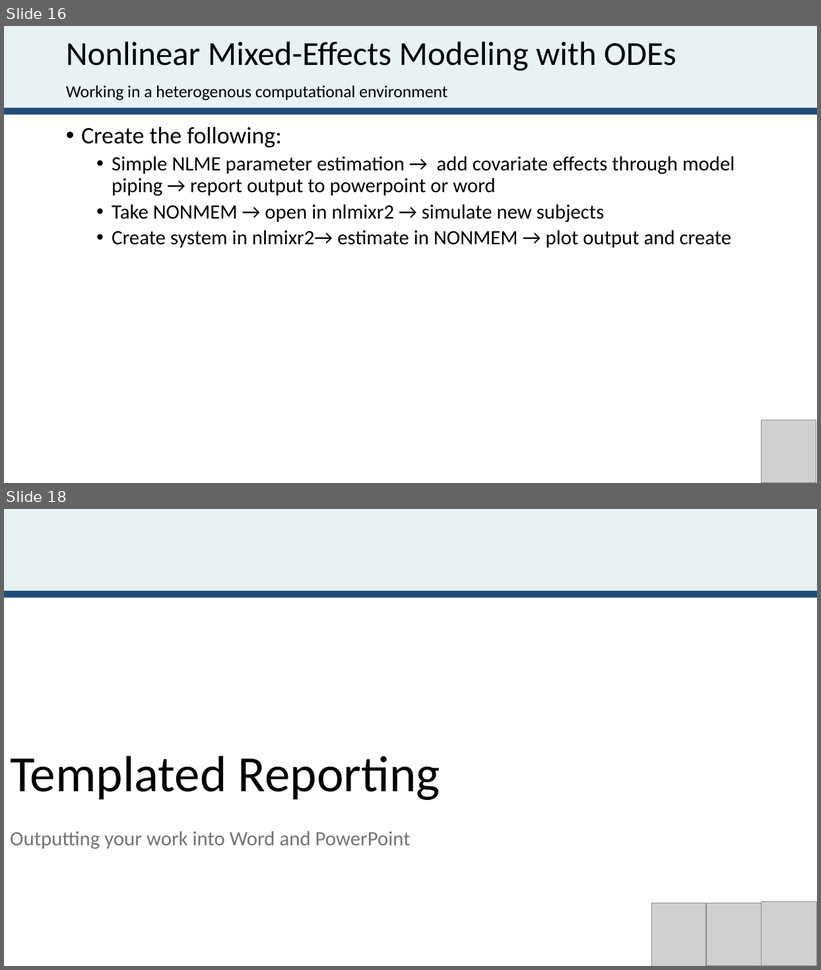
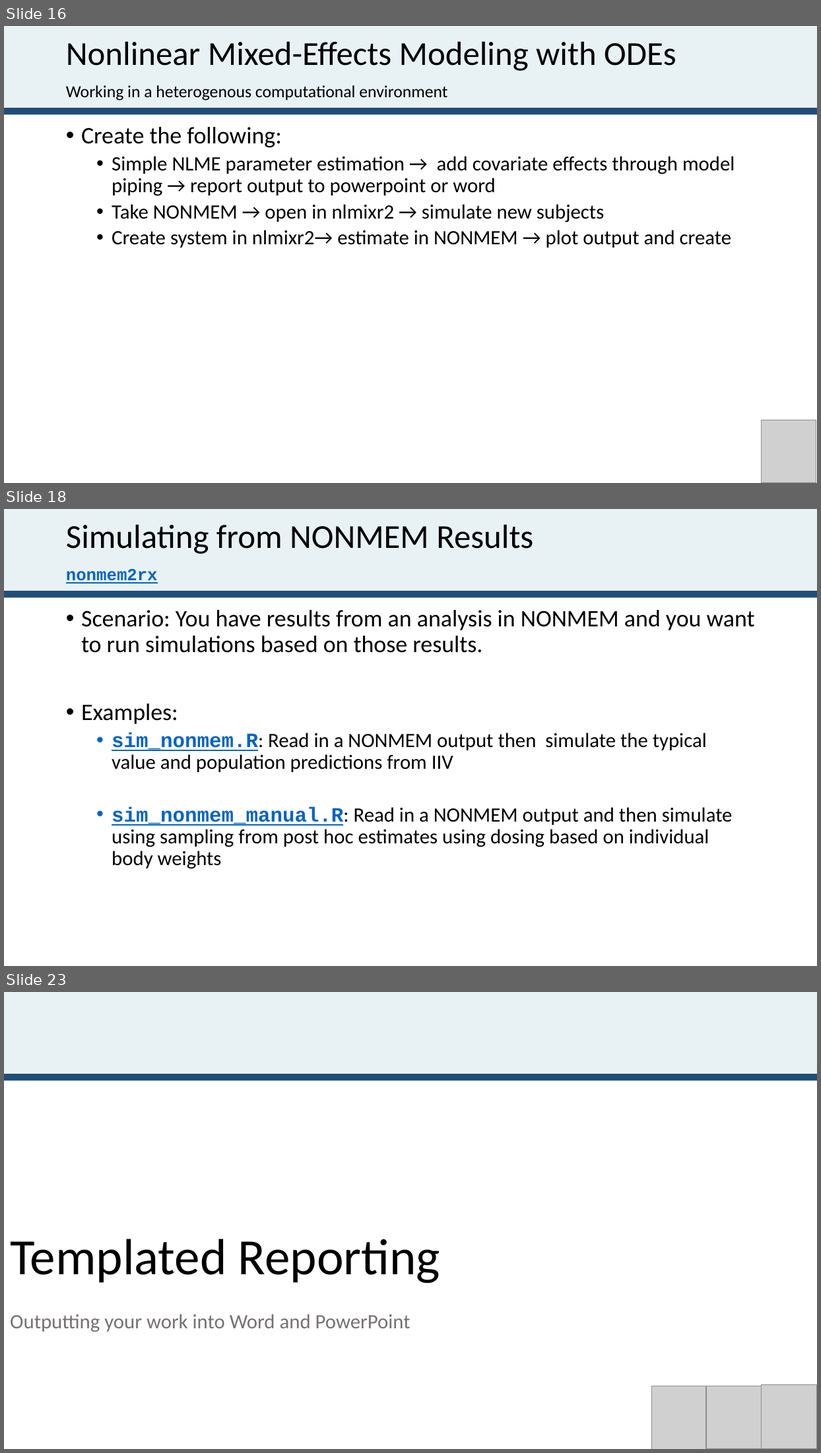
Before and after one commit to john-harrold/osmdd, a slide deck: osmdd.pptx. Shown one above the other, each under a label of ours: slides 16 and 18 before the commit, slides 16, 18 and 23 after it; the slides between them are not shown. The pictures are 821x970 and 821x1453 pixels, drawn with LibreOffice and Linux fonts; fonts in the diff are those of the drawing; grey boxes stand for pictures. Boxes give left, top, right and bottom in pixels: in the first picture for what was removed or moved away, otherwise in the second. Text is boxed around its words. In the diff, an @@ line names an element or a change of style, - is before the commit and + after.

```diff
--- a/osmdd.pptx
+++ b/osmdd.pptx
@@ slide 18 added at [4, 509, 817, 966], background #FFFFFF; not listed: 2 template elements that a slide beside it also shows @@
@@ title added at [66, 524, 533, 554], 39.6 pt, text #000000 @@
+Simulating from NONMEM Results
@@ subtitle added at [66, 569, 158, 584], 20 pt, text #0563C1, bold, underline @@
+nonmem2rx
@@ text added at [81, 610, 755, 869], 24 pt, text #000000 @@
+• Scenario: You have results from an analysis in NONMEM and you want to run simulations based on those results.
+• Examples:
+  • sim_nonmem.R: Read in a NONMEM output then simulate the typical value and population predictions from IIV
+  • sim_nonmem_manual.R: Read in a NONMEM output and then simulate using sampling from post hoc estimates using dosing based on individual body weights
@@ what was slide 18 is now slide 23 @@
```
Also in this commit, not shown: 2 slides changed, 4 other slides added.
